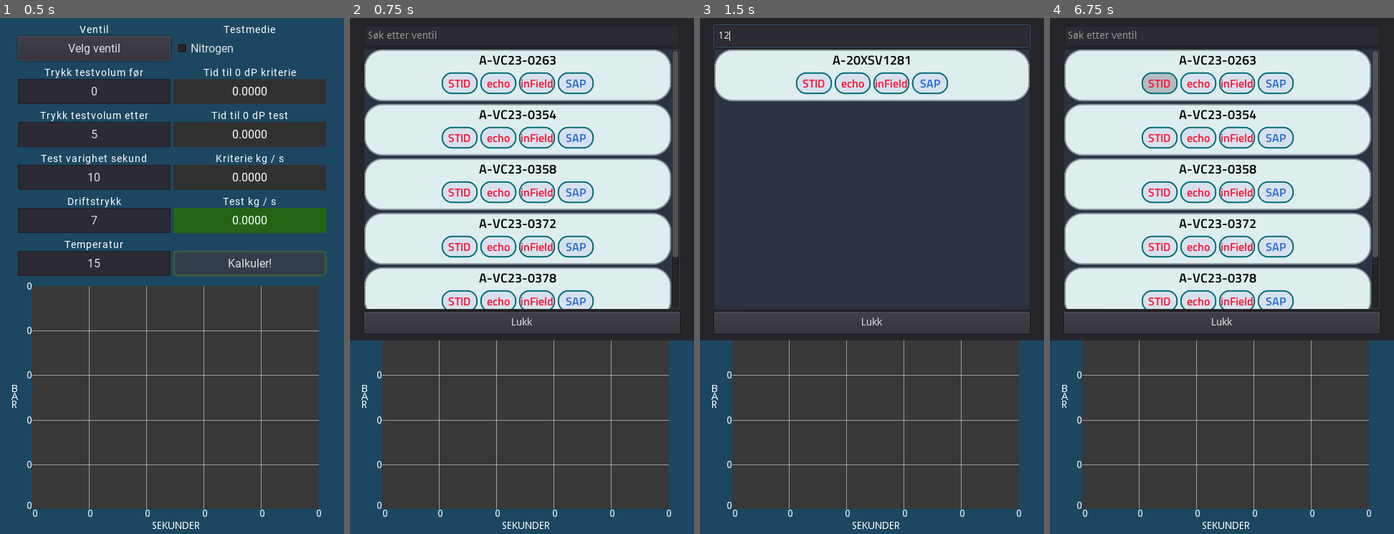
Above: before the commit, frames 1-4 (left to right).
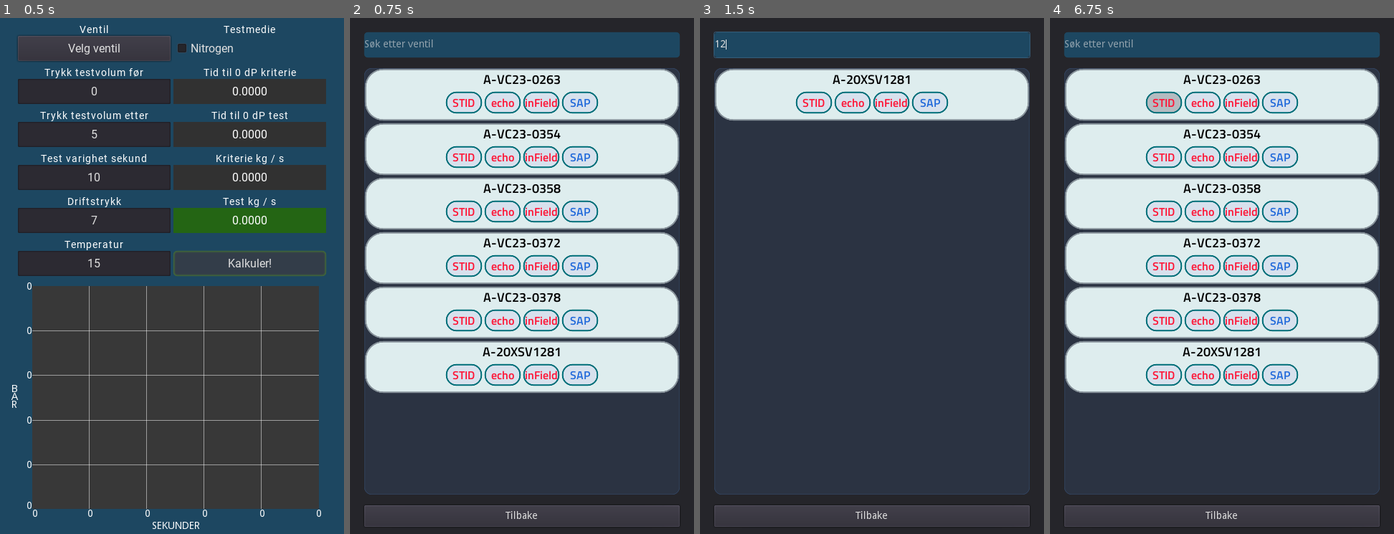
Above: after the commit, the same moments.

Repository: Keroflux/Critical-leak-test
Game: Godot game, scene res://Control.tscn
The game is run twice, just before and just after one commit, with the same random seed, the same clock (stepped at 60 frames per second) and the same inputs.
Inputs (mouse positions are in pixels of both pictures, inside the frame that each line leads up to; where the layout moved, square brackets give the same spot in the first picture):
- Up to frame 1 (0.5 s): no input
- Up to frame 2 (0.75 s): click "Velg ventil" at 0.5 s
- Up to frame 3 (1.5 s): click (872, 33) at 1.27 s; type "12" at 1.35 s
- Up to frame 4 (6.75 s): click "Kalkuler!" at 2 s; click (1222, 95) [1222, 74] at 2.75 s; click "A-20XSV1281" at 3.5 s; click "Lukk" (after the commit: "Tilbake") at 4.25 s; click "Nitrogen" at 5 s; click "A-20XSV1281" at 5.75 s; click "STID" at 6.5 s

Frame 1 is identical in both runs. In frame 2, 47% of the frame differs, in the area x 0-100%, y 2-100%; in frame 3, 23%; in frame 4, 48%.

Commit message:
Klargjort for eksport

Diff:
--- a/Control.tscn
+++ b/Control.tscn
@@ -63,7 +63,7 @@
 size_flags_vertical = 3
 custom_constants/separation = 25
 
-[node name="OptionButton" type="Button" parent="VBoxContainer/MarginContainer/HBoxContainer/VBoxContainer"]
+[node name="ValveSearch" type="Button" parent="VBoxContainer/MarginContainer/HBoxContainer/VBoxContainer"]
 unique_name_in_owner = true
 margin_right = 213.0
 margin_bottom = 35.0
@@ -72,7 +72,7 @@
 custom_fonts/font = ExtResource( 4 )
 text = "Velg ventil"
 
-[node name="Label" type="Label" parent="VBoxContainer/MarginContainer/HBoxContainer/VBoxContainer/OptionButton"]
+[node name="Label" type="Label" parent="VBoxContainer/MarginContainer/HBoxContainer/VBoxContainer/ValveSearch"]
 anchor_right = 1.0
 margin_top = -17.0
 custom_fonts/font = ExtResource( 5 )
@@ -401,7 +401,7 @@
 margin_bottom = 14.0
 text = "0"
 
-[connection signal="pressed" from="VBoxContainer/MarginContainer/HBoxContainer/VBoxContainer/OptionButton" to="." method="_on_OptionButton_pressed"]
+[connection signal="pressed" from="VBoxContainer/MarginContainer/HBoxContainer/VBoxContainer/ValveSearch" to="." method="_on_OptionButton_pressed"]
 [connection signal="pressed" from="VBoxContainer/MarginContainer/HBoxContainer/VBoxContainer2/Button" to="." method="_run_calculations"]
 [connection signal="mouse_entered" from="VBoxContainer/MarginContainer2/Trend" to="VBoxContainer/MarginContainer2/Trend" method="_on_Trend_mouse_entered"]
 [connection signal="mouse_exited" from="VBoxContainer/MarginContainer2/Trend" to="VBoxContainer/MarginContainer2/Trend" method="_on_Trend_mouse_exited"]
--- a/Lekkasje.gd
+++ b/Lekkasje.gd
@@ -17,22 +17,10 @@
 const R: float = 8314.5			# Gasskonstanten
 var test_time: float = 900.0	# Testvarighet i sekunder
 
-# Variabler for lagring av resultat av kalkulasjoner
-var kgs_crit: float = 0.0	# Lekkasjekriterie i kg / s
-var kgs_test: float = 0.0	# Lekkasjerate under test i kg / s
-var kgs_real: float = 0.0	# Den faktiske lekkasjeraten under test i kg / s
-var sec_crit: float = 0.0	# Hvor lang tid i sekunder det tar for å nå 0 dP ved kriterie
-var sec_test: float = 0.0	# Hvor lang tid i sekunder det tar for å nå 0 dP ved test
 var P2_crit: Array = []		# Lagring av trend ved integrering av kriterie
 var P2_test: Array = []		# Lagring av trend ved integrering av test
-var test_orifice: float = 0.0
 
 var search_box = preload("res://ValveSelector.tscn")
-
-# Legger ventilene i nedrekkslisten
-#func _ready():
-#	for i in VALVES.valves:
-#		$"%OptionButton".add_item(i)
 
 
 # Kalkulerer lekkasjekriterie i kg / s
@@ -49,23 +37,6 @@
 	var dg: float = (MW * P1) / (0.08314 * K * Z)
 	var kg_h: float = Do * Do * Yo * 0.62 * 1.265 * pow((dP * dg), 0.5)
 	var kg_s: float = kg_h / 3600
-	kg_s = abs(kg_s)
-	return kg_s
-
-
-func calc_leak_crit_gas2(ori: float, dp: float)->float:
-	var K: float = 273.15 + T
-	var dP: float = dp
-	if P1 == 0:
-		P1 = 1
-	var Pr: float = dP / P1
-	var Do: float = ori
-	var Yo: float = 1.008 - 0.338 * Pr
-	if Pr < 0.29:
-		Yo = 1 - 0.31 * Pr
-	var dg: float = (MW * P1) / (0.083145 * K * Z)
-	var kg_h: float = Do * Do * Yo * 0.62 * 1.265 * pow((dP * dg), 0.5)
-	var kg_s: float = kg_h
 	kg_s = abs(kg_s)
 	return kg_s
 
@@ -166,7 +137,7 @@
 			print("Number of while: ", numw)
 			return calc_leak_crit_gas(predicted_orifice, p0 - P2)
 
-
+# Ekstra funksjon for test av optimalsiering
 func find_real_leak2(orifice, kgs):
 	var numw = 0
 	var numf = 0
@@ -246,7 +217,7 @@
 
 
 # Sender verdier til trend og starter tegning
-func init_trend()->void:
+func init_trend(sec_test = 0, sec_crit = 0)->void:
 	$"%Trend".test = P2_test
 	$"%Trend".crit = P2_crit
 	if sec_test >= sec_crit:
@@ -266,24 +237,27 @@
 # Klikkevent fra "kalkuler" kanppen
 func _run_calculations()->void:
 	set_test_variables()
-
+	var kgs_crit
+	var crit_orifice
 	if type == "Valve":
 		kgs_crit = 0.05
+		print(kgs_crit)
+		crit_orifice = calc_orifice(kgs_crit)
 	else:
 		kgs_crit = calc_leak_crit_gas(Di / 10, P1 - P2)
-	var crit_orifice = calc_orifice(kgs_crit)
-	sec_crit = simulate_pressure_buildup("Criteria", Di / 10)
-	kgs_test = calc_leak_rate_gas()
-	test_orifice = calc_orifice(kgs_test)
-	var time_start = OS.get_ticks_msec()
-	var kgstest = find_real_leak(test_orifice, kgs_test)
-	print("Loop time: ",OS.get_ticks_msec() - time_start, " ms\n")
-	time_start = OS.get_ticks_msec()
-	kgs_real = find_real_leak2(test_orifice, kgs_test)
-	print("Loop time: ",OS.get_ticks_msec() - time_start, " ms\n")
+		crit_orifice = Di / 10
+	var sec_crit = simulate_pressure_buildup("Criteria", crit_orifice)
+	var kgs_test = calc_leak_rate_gas()
+	var test_orifice = calc_orifice(kgs_test)
+#	var time_start = OS.get_ticks_msec()
+#	find_real_leak(test_orifice, kgs_test)
+#	print("Loop time: ",OS.get_ticks_msec() - time_start, " ms\n")
+#	time_start = OS.get_ticks_msec()
+	var kgs_real = find_real_leak2(test_orifice, kgs_test)
+#	print("Loop time: ",OS.get_ticks_msec() - time_start, " ms\n")
 	test_orifice = calc_orifice(kgs_real)
-	sec_test = simulate_pressure_buildup("Test", test_orifice)
-	init_trend()
+	var sec_test = simulate_pressure_buildup("Test", test_orifice)
+	init_trend(sec_test, sec_crit)
 
 	$"%LeakRate".text = str(kgs_real)
 	$"%CritLeak".text = str(kgs_crit)
@@ -299,7 +273,7 @@
 # Klikkevent fra netrekkslisten
 func _set_valve(valve)->void:
 	tag = valve
-	$"%OptionButton".text = tag
+	$"%ValveSearch".text = tag
 
 
 func calc_leak_new(ori, pipe):
--- a/ValveSelector.tscn
+++ b/ValveSelector.tscn
@@ -1,13 +1,29 @@
-[gd_scene load_steps=3 format=2]
+[gd_scene load_steps=4 format=2]
 
 [ext_resource path="res://ValveSelector.gd" type="Script" id=1]
 
+[sub_resource type="StyleBoxFlat" id=2]
+bg_color = Color( 0.113725, 0.278431, 0.380392, 1 )
+corner_radius_top_left = 5
+corner_radius_top_right = 5
+corner_radius_bottom_right = 5
+corner_radius_bottom_left = 5
+
 [sub_resource type="StyleBoxFlat" id=1]
 bg_color = Color( 0.168627, 0.2, 0.258824, 1 )
+border_width_left = 1
+border_width_top = 1
+border_width_right = 1
+border_width_bottom = 1
+border_color = Color( 0.192157, 0.258824, 0.364706, 1 )
+corner_radius_top_left = 10
+corner_radius_top_right = 10
+corner_radius_bottom_right = 10
+corner_radius_bottom_left = 10
 
 [node name="ValveSelector" type="Control"]
 anchor_right = 1.0
-margin_bottom = 450.0
+anchor_bottom = 1.0
 script = ExtResource( 1 )
 
 [node name="Panel" type="Panel" parent="."]
@@ -18,44 +34,48 @@
 anchor_right = 1.0
 anchor_bottom = 1.0
 custom_constants/margin_right = 20
-custom_constants/margin_top = 10
+custom_constants/margin_top = 20
 custom_constants/margin_left = 20
 custom_constants/margin_bottom = 10
 
 [node name="VBoxContainer" type="VBoxContainer" parent="MarginContainer"]
 margin_left = 20.0
-margin_top = 10.0
+margin_top = 20.0
 margin_right = 460.0
-margin_bottom = 440.0
+margin_bottom = 710.0
+custom_constants/separation = 15
 
 [node name="Search" type="LineEdit" parent="MarginContainer/VBoxContainer"]
 unique_name_in_owner = true
 margin_right = 440.0
-margin_bottom = 30.0
-rect_min_size = Vector2( 0, 30 )
+margin_bottom = 35.0
+rect_min_size = Vector2( 0, 35 )
+custom_styles/normal = SubResource( 2 )
 placeholder_text = "Søk etter ventil"
 
 [node name="ScrollContainer" type="ScrollContainer" parent="MarginContainer/VBoxContainer"]
-margin_top = 34.0
+margin_top = 50.0
 margin_right = 440.0
-margin_bottom = 396.0
+margin_bottom = 645.0
 size_flags_horizontal = 3
 size_flags_vertical = 3
 custom_styles/bg = SubResource( 1 )
 
 [node name="Valves" type="VBoxContainer" parent="MarginContainer/VBoxContainer/ScrollContainer"]
 unique_name_in_owner = true
-margin_right = 440.0
-margin_bottom = 362.0
+margin_left = 1.0
+margin_top = 1.0
+margin_right = 439.0
+margin_bottom = 594.0
 size_flags_horizontal = 3
 size_flags_vertical = 3
 
 [node name="Close" type="Button" parent="MarginContainer/VBoxContainer"]
-margin_top = 400.0
+margin_top = 660.0
 margin_right = 440.0
-margin_bottom = 430.0
+margin_bottom = 690.0
 rect_min_size = Vector2( 0, 30 )
-text = "Lukk"
+text = "Tilbake"
 
 [connection signal="text_changed" from="MarginContainer/VBoxContainer/Search" to="." method="refresh"]
 [connection signal="pressed" from="MarginContainer/VBoxContainer/Close" to="." method="close"]
